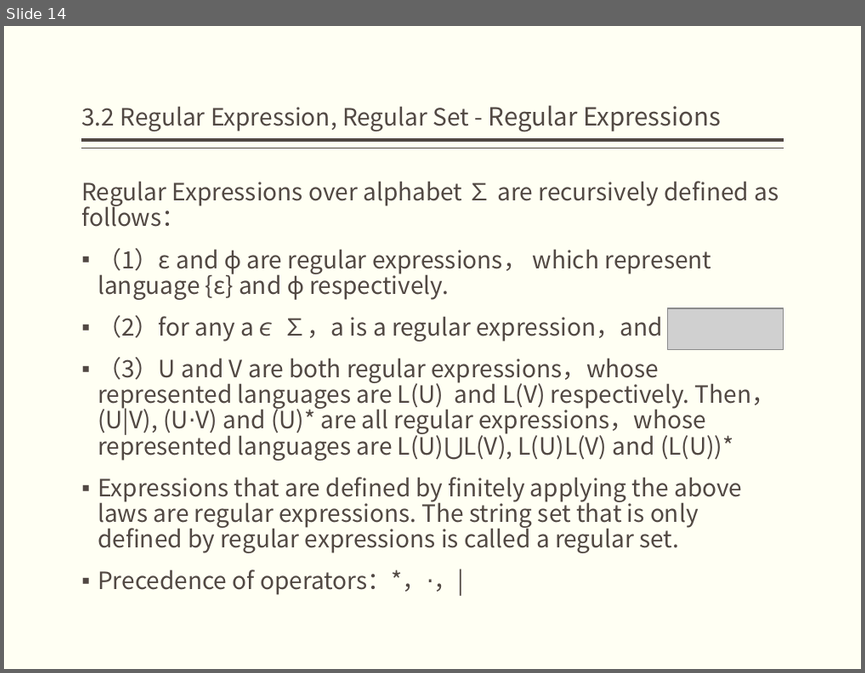
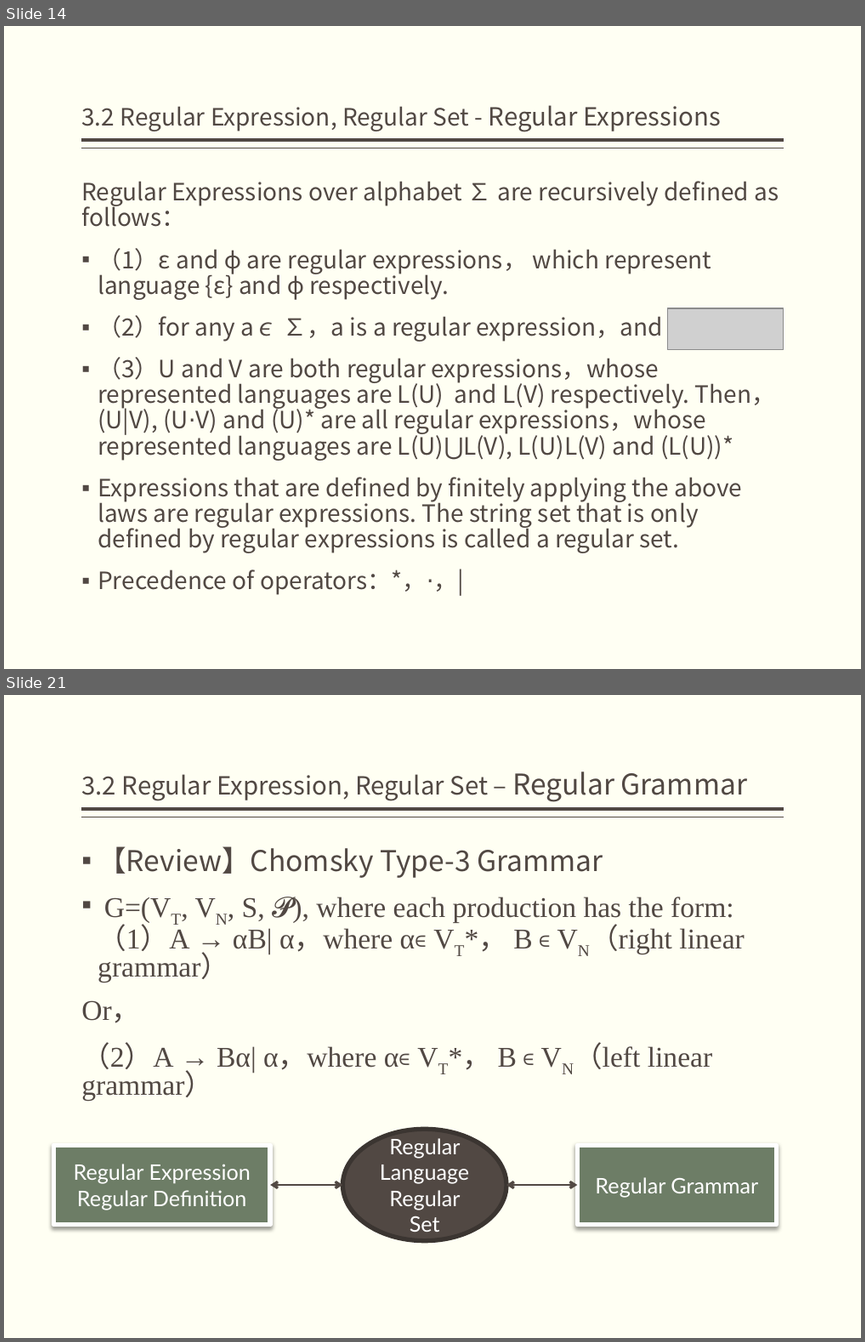
Before and after one commit to bonkboykz/jz81.github.io, a slide deck: course/compiler/LectureNotes/(Spring2017)Lecture3.pptx. Shown one above the other, each under a label of ours: slide 14 before the commit, slides 14 and 21 after it; the slides between them are not shown. The pictures are 865x673 and 865x1342 pixels, drawn with LibreOffice and Linux fonts; fonts in the diff are those of the drawing; grey boxes stand for pictures. Boxes give left, top, right and bottom in pixels: in the first picture for what was removed or moved away, otherwise in the second. Text is boxed around its words. In the diff, an @@ line names an element or a change of style, - is before the commit and + after.

```diff
--- a/course/compiler/LectureNotes/(Spring2017)Lecture3.pptx
+++ b/course/compiler/LectureNotes/(Spring2017)Lecture3.pptx
@@ slide 21 added at (4,695,861,1338), background #FFFFF3; not listed: 2 template elements that a slide beside it also shows @@
@@ title added at (81,771,747,802), 21 pt, text #514843 @@
+3.2 Regular Expression, Regular Set – Regular Grammar
@@ text added at (81,846,744,1100), 24 pt, text #514843 @@
+▪ 【Review】Chomsky Type-3 Grammar
+▪ G=(VT, VN, S, 𝓟), where each production has the form: （1）A → αB| α，where α∊ VT*， B ∊ VN（right linear grammar）
+Or，
+（2）A → Bα| α，where α∊ VT*， B ∊ VN（left linear grammar）
@@ rectangle added at (53,1145,270,1225), fill #6D7D66, outline #FFFFFF 3.82 pt, 18 pt, text #FFFFFF @@
+Regular Expression
+Regular Definition
@@ ellipse added at (342,1129,506,1240), fill #514843, outline #3C3532 3.78 pt, 18 pt, text #FFFFFF @@
+Regular Language
+Regular Set
@@ rectangle added at (577,1145,776,1225), fill #6D7D66, outline #FFFFFF 3.82 pt, 18 pt, text #FFFFFF @@
+Regular Grammar
@@ double arrow added from (270, 1185) to (342, 1185), #514843 2 pt @@
@@ double arrow added from (506, 1185) to (577, 1185), #514843 2 pt @@
```
Also in this commit, not shown: 2 slides changed, 12 other slides added, 1 other file.
